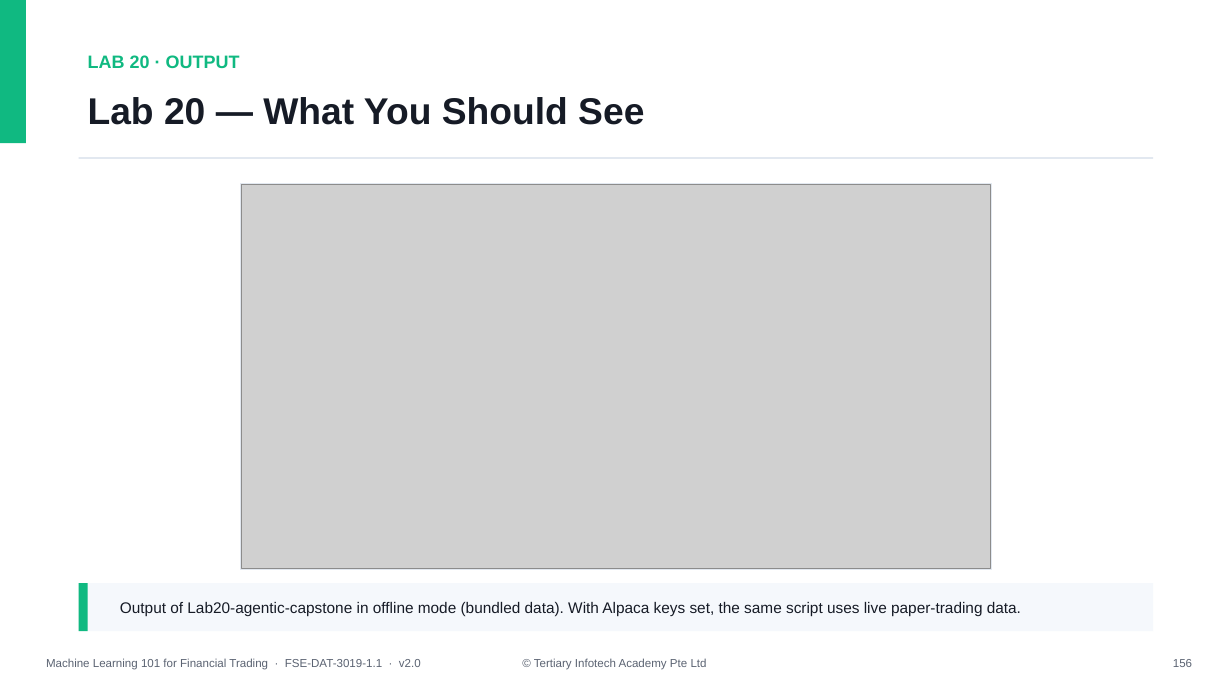
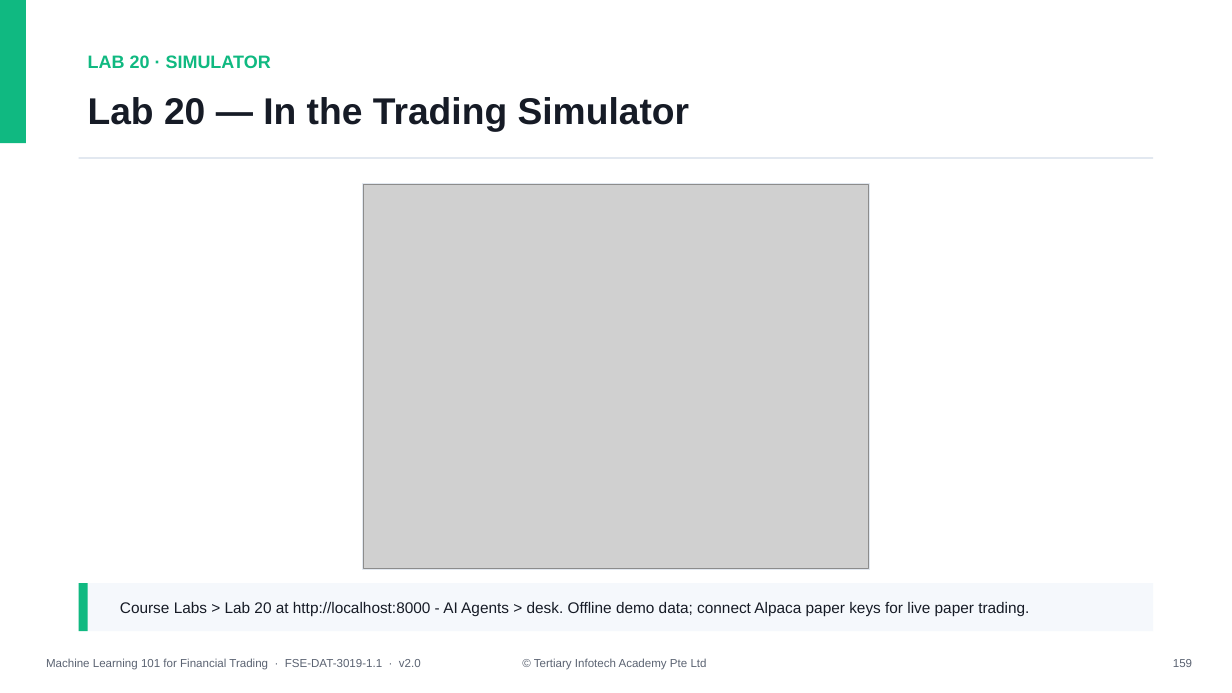
Before and after one commit to tertiarycourses/TGS-2023018794-Machine-Learning-101-for-Financial-Trading, a slide deck: slide 159 of courseware/Slides_ML 101 for Financial Trading_v2.0.pptx (slide 156 before the commit). Drawn at 1232x693 pixels with LibreOffice and Linux fonts; fonts in the diff are those of the drawing; grey boxes stand for pictures. Boxes give left, top, right and bottom in pixels: in the first picture for what was removed or moved away, otherwise in the second. Text is boxed around its words. In the diff, an @@ line names an element or a change of style, - is before the commit and + after.

```diff
--- a/courseware/Slides_ML 101 for Financial Trading_v2.0.pptx
+++ b/courseware/Slides_ML 101 for Financial Trading_v2.0.pptx
@@ text at (x1=88, y1=55, x2=271, y2=68): text changed @@
-LAB 20 · OUTPUT
+LAB 20 · SIMULATOR
@@ text at (x1=88, y1=97, x2=690, y2=132): text changed @@
-Lab 20 — What You Should See
+Lab 20 — In the Trading Simulator
@@ rectangle resized from (x1=240, y1=184, x2=992, y2=569) to (x1=362, y1=184, x2=869, y2=569) @@
@@ picture resized from (x1=241, y1=185, x2=991, y2=568) to (x1=364, y1=185, x2=869, y2=568) @@
@@ text at (x1=120, y1=602, x2=1029, y2=616): text changed @@
-Output of Lab20-agentic-capstone in offline mode (bundled data). With Alpaca keys set, the same script uses live paper-trading data.
+Course Labs > Lab 20 at http://localhost:8000 - AI Agents > desk. Offline demo data; connect Alpaca paper keys for live paper trading.
```
Also in this commit, not shown: 104 other slides changed, 3 slides added, 29 other files.
